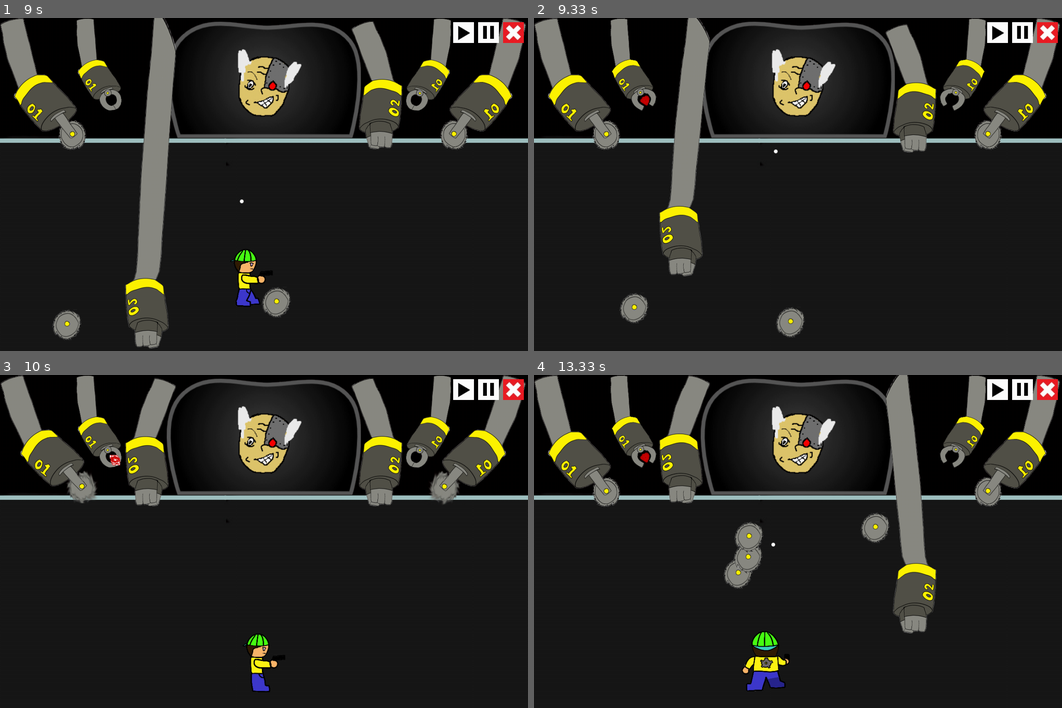
Above: before the commit, frames 1-4 (two rows, left to right).
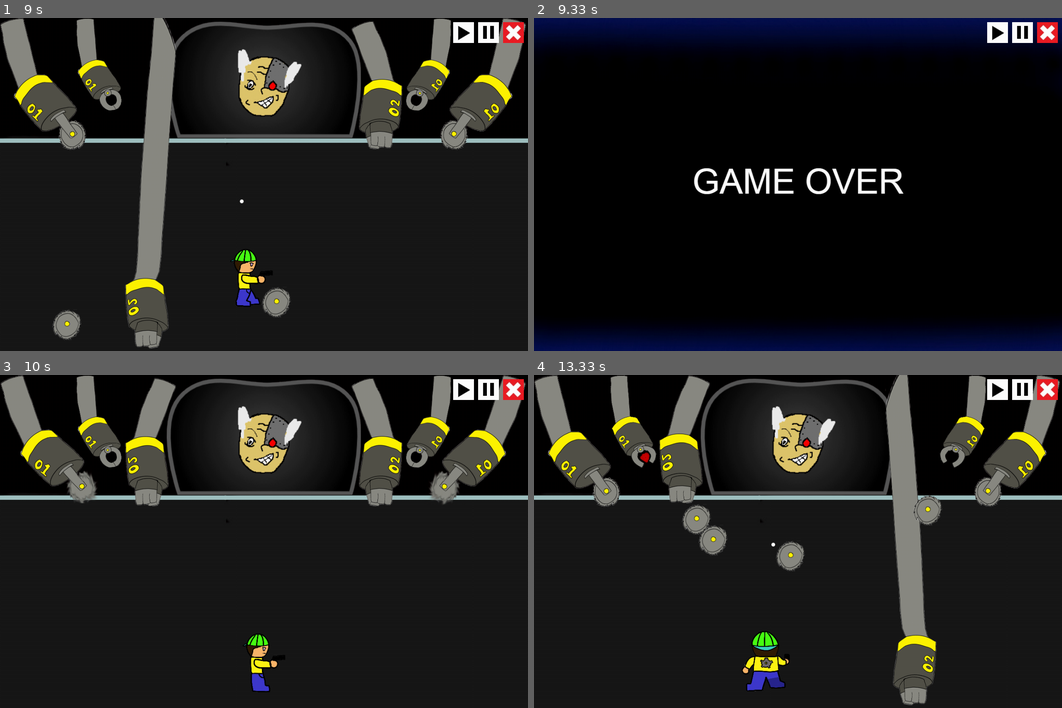
Above: after the commit, the same moments.

Repository: ss-hyun/Chilbo_pygame_pj
Game: pygame game, started from main.py
The game is run twice, just before and just after one commit, with the same random seed, the same clock (stepped at 60 frames per second) and the same inputs.
Inputs (mouse positions are in pixels of both pictures, inside the frame that each line leads up to):
- Up to frame 1 (9 s): press the mouse at (205, 211) at 0.37 s; move the mouse to (285, 177) at 0.47 s; release the mouse at (364, 144) at 0.6 s; press the mouse at (512, 31) at 0.7 s; move the mouse to (353, 71) at 0.8 s; release the mouse at (200, 111) at 0.93 s; press the mouse at (205, 211) at 1.03 s; move the mouse to (253, 137) at 1.13 s; release the mouse at (300, 64) at 1.27 s; hold Left 1.33-1.87 s; tap Shift at 1.4, 1.7, 1.97, 2.3, 2.6, 2.73, 3.13, 3.43, 4.47, 4.87, 5.17, 5.37, 5.67, 5.87, 6.2, 6.5, 6.7, 7, 7.27, 7.6, 7.9, 8.03, 8.43, 8.73 s; hold Down 1.9-2.2 s; tap A at 2.05, 3.22, 4.55, 5.95, 7.35, 8.52 s; hold Left 2.23-2.63 s; tap Alt at 2.38, 4.95, 6.28, 7.68 s; hold Up 2.67-3.03 s; hold Right 3.07-3.7 s; press the mouse at (485, 31) at 3.77 s; move the mouse to (469, 104) at 3.87 s; move the mouse to (448, 177) at 3.97 s; release the mouse at (448, 177) at 4 s; press the mouse at (464, 31) at 4.1 s; move the mouse to (443, 44) at 4.2 s; move the mouse to (427, 57) at 4.3 s; release the mouse at (427, 57) at 4.33 s; hold Down 4.4-4.77 s; hold Left 4.8-5.27 s; hold Right 5.3-5.77 s; hold Up 5.8-6.1 s; hold Right 6.13-6.6 s; hold Left 6.63-7.17 s; hold Down 7.2-7.5 s; hold Left 7.53-7.93 s; hold Up 7.97-8.33 s; hold Right from 8.37 s (still down)
- Up to frame 2 (9.33 s): release Right at 9 s; hold Down from 9.03 s (still down); tap Shift at 9.1 s; tap Alt at 9.18 s
- Up to frame 3 (10 s): release Down at 9.4 s; press the mouse at (512, 388) at 9.47 s; move the mouse to (422, 524) at 9.57 s; release the mouse at (327, 661) at 9.7 s; press the mouse at (205, 568) at 9.8 s; move the mouse to (168, 491) at 9.9 s
- Up to frame 4 (13.33 s): release the mouse at (660, 414) at 10.03 s; hold Left 10.1-10.57 s; tap Shift at 10.17, 10.47, 10.67, 10.97, 11.17, 11.5, 11.8, 12, 12.3, 12.57, 12.9, 13.2 s; tap Alt at 10.25, 11.58, 12.98 s; hold Right 10.6-11.07 s; hold Up 11.1-11.4 s; tap A at 11.25, 12.65 s; hold Right 11.43-11.9 s; hold Left 11.93-12.47 s; hold Down 12.5-12.8 s; hold Left 12.83-13.23 s; hold Up from 13.27 s (still down)

Frame 1 is identical in both runs. In frame 2, 31% of the frame differs, in the area x 0-100%, y 0-100%; in frame 3, less than 0.1%; in frame 4, 5.9%.

Commit message:
Implement game over

Diff:
--- a/stage1.py
+++ b/stage1.py
@@ -3,12 +3,8 @@
 from pygame.constants import KEYUP
 import stage_template
 import random
-import time
-
-
 
 def move_user(ch, game):
-    # ch.pos[0] += ch.move_factor
     ch.pos[0] += ch.move_factor_x
     ch.pos[1] += ch.move_factor_y
 
@@ -21,10 +17,6 @@
     if ch.pos[0] > 1130:
         ch.pos[0] = 1130
 
-    #if ch.curr_state == 0 and ch.pos[0] > game.display_size[0]:
-        #ch.pos[0] = -ch.size[ch.curr_state][0]
-    #elif ch.curr_state == 1 and ch.pos[0] + ch.size[ch.curr_state][0] < 0:
-        #ch.pos[0] = game.display_size[0]
     speed = 3
     if ch.move_state == True:
         ch.change_count += 1
@@ -74,7 +66,6 @@
             elif event.key == pygame.K_LEFT:
                 ch.move_factor_x = 0
                 ch.curr_state = 1
-    #print(ch.pos[0])
 
     if ch.move_state == True:
         if ch.change_count == 10:
@@ -100,7 +91,6 @@
         ch.hp + 50 <= 100
 
 def user_resize(ch):
-    # image_boss = pygame.image.load("/image/exboss.svg")
     l = len(ch.image)
     for i in range(0, l):
         ch.image[i] = pygame.transform.rotozoom(ch.image[i], 0, 0.25)
@@ -110,8 +100,6 @@
 def user_attack(ch, game):
     for event in game.event_key:
         if event.type == pygame.KEYDOWN and event.key == pygame.K_a:
-            # if (ch.curr_stste=0) or) (ch.curr_state == 4) or :
-               # ~~
             user_attack_pos = ch.pos.copy()
             if ch.curr_state == 0 or ch.curr_state == 4 or ch.curr_state == 5:
                 user_attack_pos[0] += 105
@@ -133,11 +121,11 @@
         if monster.name == "laser_waring" or monster.name == "laser_waring1" or monster.name == "laser_field1" or monster.name == "laser_field2":
             break
         if atk.pos[1] <= monster.pos[1] + monster.size[monster.curr_state][1] and monster.pos[0] < atk.pos[0] and atk.pos[0] < monster.pos[0] + monster.size[monster.curr_state][0] :
-            if monster.name != "boss" and game.stage_number == 1:
+            if game.stage_number == 1 and monster.name != "boss":
                 monster.hp -= atk.damage
                 if monster.hp <= 0:
                     game.monster_list.remove(monster)
-            elif monster.name == "boss" and game.stage_number == 2:
+            elif game.stage_number == 2 and monster.name == "boss":
                 monster.hp -= atk.damage
                 if monster.hp <= 0:
                     game.monster_list.remove(monster)
@@ -145,35 +133,17 @@
             return False
     return True
 
-
-# def boss_moving(ch, game):
-#     ch.pos[0] += ch.move_factor
-#     if ch.pos[0] + ch.size[ch.curr_state][0] > game.display_size[0]:
-#         ch.move_factor = -random.randint(0,10)
-#     elif ch.pos[0] < 0:
-#         ch.move_factor = random.randint(0,10)
-
-
 def boss_start(ch, game):
     ch.pos = [ (game.display_size[0]-ch.size[ch.curr_state][0])//2, ch.size[ch.curr_state][1]-270 ]
     if game.stage_number == 2:
         ch.hp = 120
 def boss_resize(ch):
-    # image_boss = pygame.image.load("/image/exboss.svg")
     l = len(ch.image)
     for i in range(0, l):
         ch.image[i] = pygame.transform.rotozoom(ch.image[i], 0, 1.3)
         # size variable change
         ch.size[i] = ch.image[i].get_rect().size
 
-
-# def arm_move(ch, game):
-#     ch.change_count += 1
-#     if ch.change_count == ch.state_change_speed:
-#         ch.change_count= 1
-#         if ch.curr_state == 0: ch.change_direc = True
-#         elif ch.curr_state == ch.state_num-1: ch.change_direc = False
-#         ch.curr_state += 1 if ch.change_direc else -1
 
 def arm_move_fist_1(ch, game):
     ch.change_count += 1
@@ -320,9 +290,6 @@
                 user.hp -= atk.damage
                 if user.hp <= 0: game.user_list.remove(user)
             return False
-    # if atk.pos[0] >= 1000 or atk.pos[1] >= 800:
-    #     return False
-    # print(atk.save_var['d1'])
     return True
 
 def forceps_attack_2(ch, game):
@@ -539,7 +506,6 @@
     bg_image = pygame.image.load(path + "/image/boss_stage_test.jpg")
 
     def laser_waring_start(ch, game):
-        #X = 0
         ch.pos = [ 500, 300 ]
 
     def laser_waring_move(ch, game):
@@ -573,7 +539,6 @@
         return True
 
     def laser_waring_start1(ch, game):
-        #X = 0
         ch.pos = [ 0, 300 ]
 
     def laser_waring_move1(ch, game):
@@ -619,16 +584,18 @@
                      ("laser_waring1", ["/image/waring3.png"], [laser_waring_move1, laser_waring_start1, laser_attack1, None], laser1_atk_info, 1)]
 
     if have_next:
-        if not stage1_1.user_list :
-            bg_image = pygame.image.load(path + "/image/game_over.jpg")
-            stage_template.Stage(name, 0, path, fps, speed, bg_image, [])
-            return
-
         stage1_2 = stage_template.Stage(name, 2, path, fps, speed, bg_image, ch_info_list, stage1_1)
         have_next = stage1_2.run()
 
+
+    if not stage1_1.user_list :
+        bg_image = pygame.image.load(path + "/image/game_over.jpg")
+        game_over = stage_template.Stage(name, 0, path, fps, speed, bg_image, [])
+        game_over.run()
+        return
+
     bg_image = pygame.image.load(path + "/image/ending.jpg")
 
     if have_next:
-        stage_end = stage_template.Stage(name, 0, path, fps, speed, bg_image, [])
-        stage_end.run()
+        clear = stage_template.Stage(name, 0, path, fps, speed, bg_image, []).run()
+        clear.run()
--- a/stage_template.py
+++ b/stage_template.py
@@ -179,6 +179,7 @@
                 continue
 
             if self.next_stage: break
+            if self.stage_number and not self.user_list: break
 
             self.background.blit(self.bg_image, (0, 0))
 
